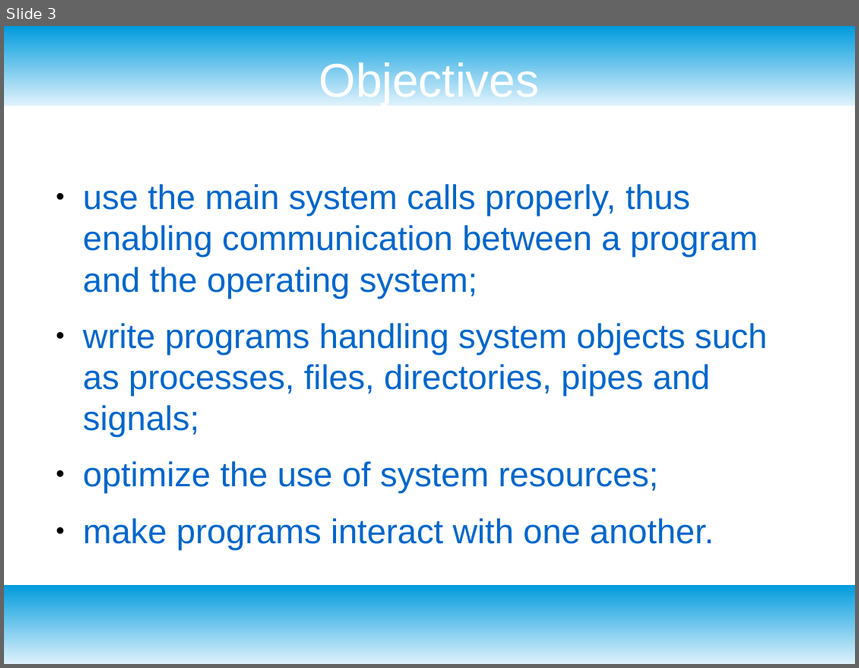
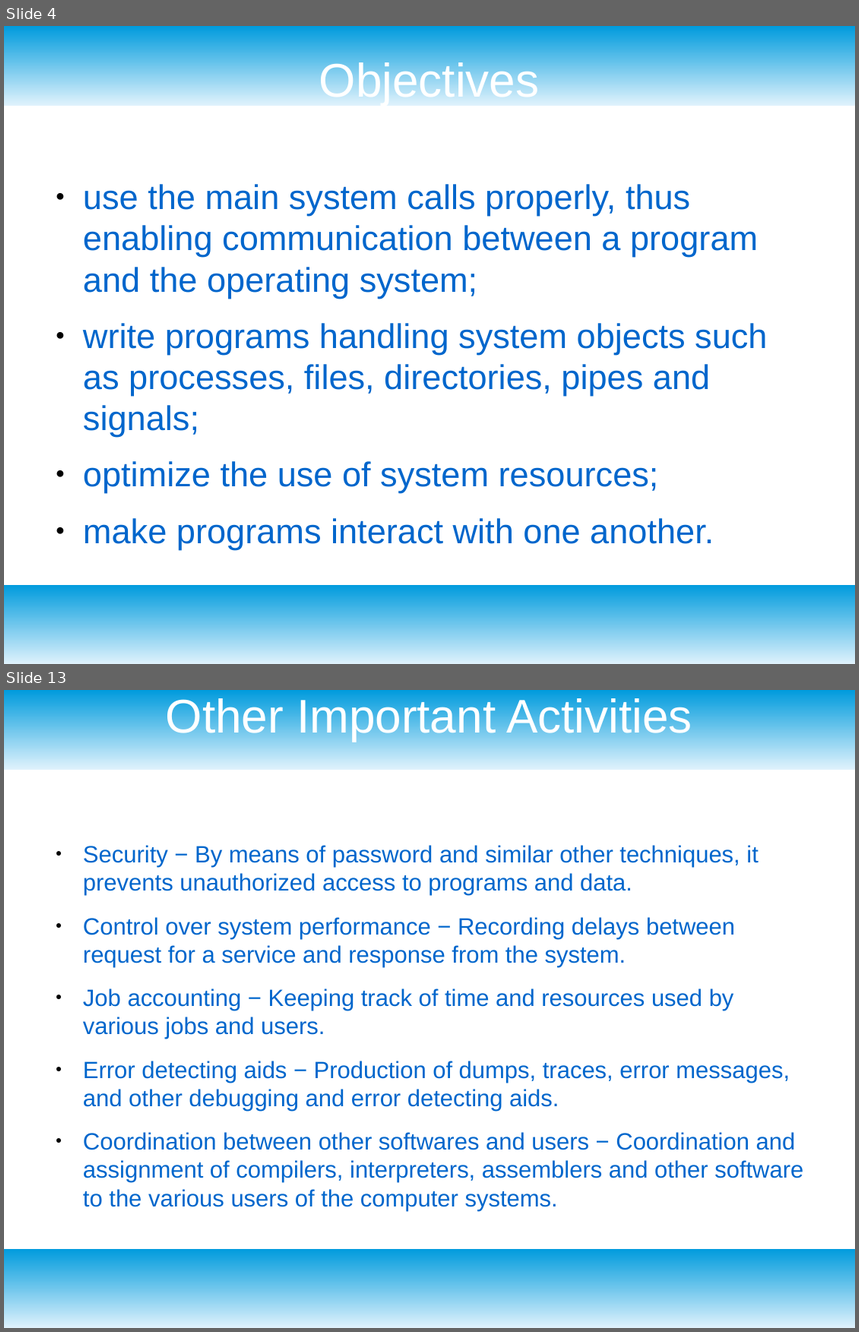
Before and after one commit to alievako/systemprogramming, a slide deck: lc1.odp. Shown one above the other, each under a label of ours: slide 3 before the commit, slides 4 and 13 after it; the slides between them are not shown. The pictures are 859x668 and 859x1332 pixels, drawn with LibreOffice and Linux fonts; fonts in the diff are those of the drawing. Boxes give left, top, right and bottom in pixels: in the first picture for what was removed or moved away, otherwise in the second. Text is boxed around its words. In the diff, an @@ line names an element or a change of style, - is before the commit and + after.

```diff
--- a/lc1.odp
+++ b/lc1.odp
@@ slide 13 added at box(4, 690, 855, 1328), background #FFFFFF; not listed: 2 template elements that a slide beside it also shows @@
@@ title added at box(166, 695, 693, 741), 44 pt, text #FFFFFF @@
+Other Important Activities
@@ text added at box(83, 845, 804, 1211), 22 pt, text #0066CC @@
+● Security − By means of password and similar other techniques, it prevents unauthorized access to programs and data.
+● Control over system performance − Recording delays between request for a service and response from the system.
+● Job accounting − Keeping track of time and resources used by various jobs and users.
+● Error detecting aids − Production of dumps, traces, error messages, and other debugging and error detecting aids.
+● Coordination between other softwares and users − Coordination and assignment of compilers, interpreters, assemblers and other software to the various users of the computer systems.
@@ what was slide 3 is now slide 4 @@
```
Also in this commit, not shown: 2 slides changed, 38 other slides added, 1 slide removed, 4 other files.
